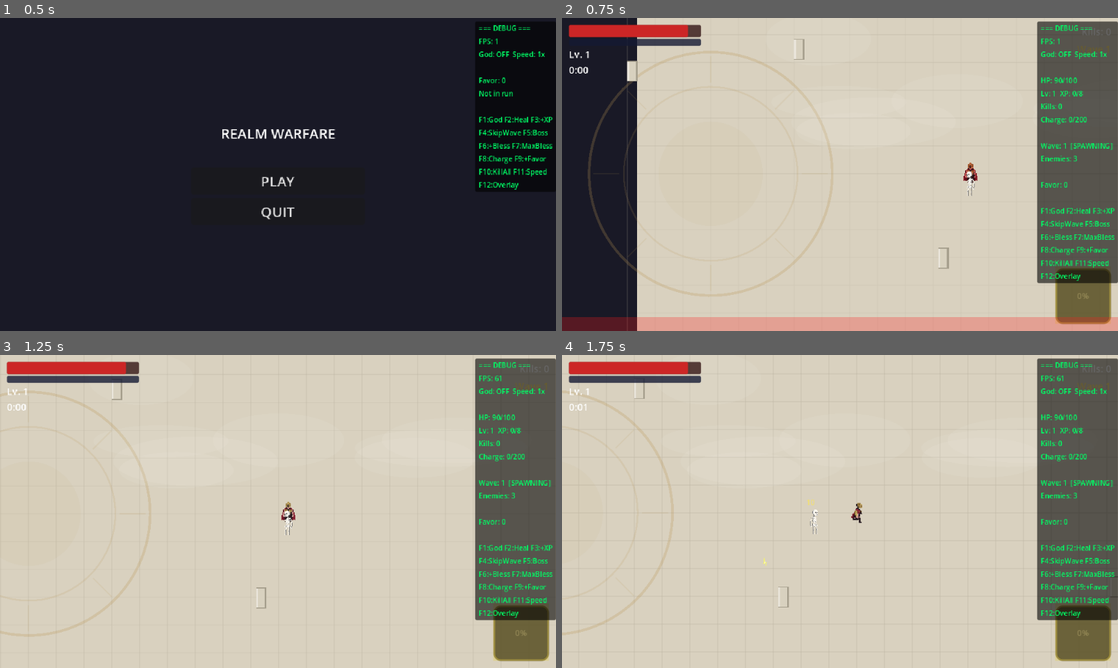
Above: before the commit, frames 1-4 (two rows, left to right).
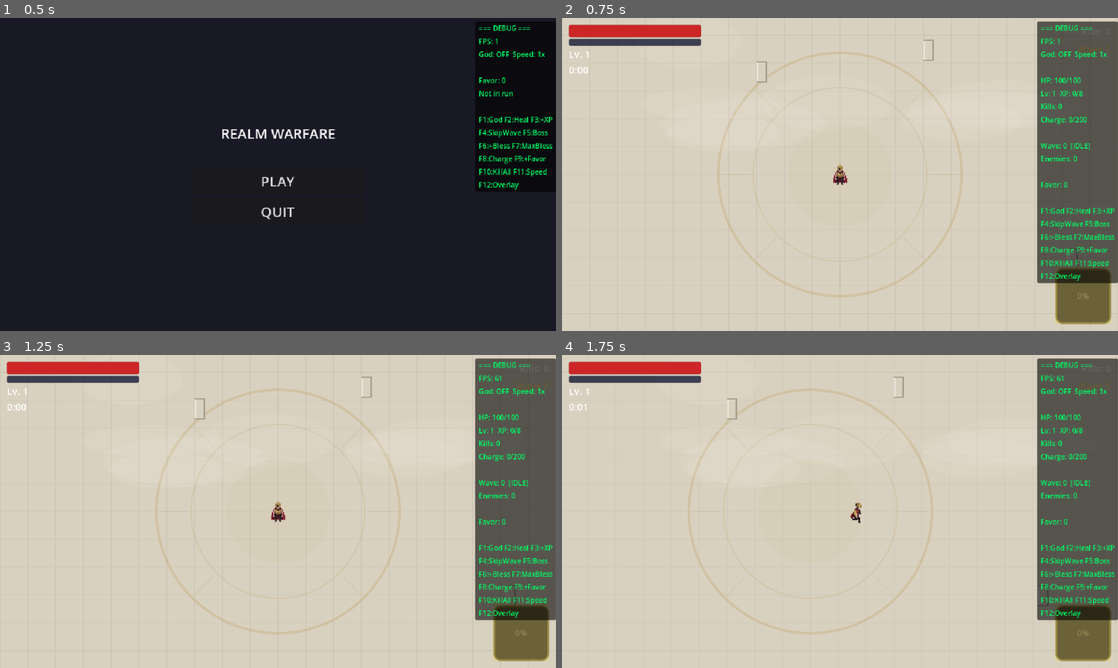
Above: after the commit, the same moments.

Repository: LshMakh/RealmWarfare
Game: Godot game, scene res://scenes/main_menu/main_menu.tscn
The game is run twice, just before and just after one commit, with the same random seed, the same clock (stepped at 60 frames per second) and the same inputs.
Inputs (mouse positions are in pixels of both pictures, inside the frame that each line leads up to):
- Up to frame 1 (0.5 s): no input
- Up to frame 2 (0.75 s): click "PLAY" at 0.5 s
- Up to frame 3 (1.25 s): no input
- Up to frame 4 (1.75 s): tap Enter at 1.25 s; move the mouse to (962, 495) at 1.27 s; hold D (move_right) from 1.28 s (still down); click (962, 495) at 1.42 s

Frame 1 is identical in both runs. In frame 2, 19% of the frame differs, in the area x 0-100%, y 0-100%; in frame 3, 2.0%; in frame 4, 1.7%.

Commit message:
Fixed a bug that spawned a skeleton on player at the start of the game. delayed wave start by 3 seconds.

Diff:
--- a/scripts/systems/wave_manager.gd
+++ b/scripts/systems/wave_manager.gd
@@ -64,7 +64,8 @@
 
 	match _state:
 		WaveState.IDLE:
-			_start_next_wave()
+			if _run_time > 3.0:
+				_start_next_wave()
 		WaveState.SPAWNING:
 			_process_spawning(delta)
 		WaveState.ACTIVE:
